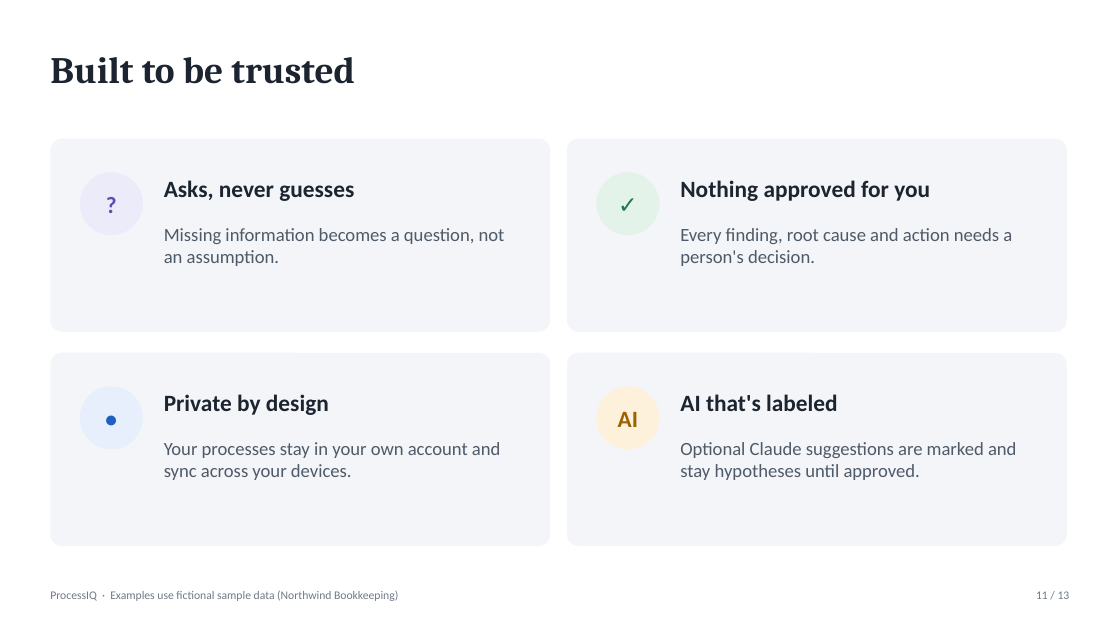
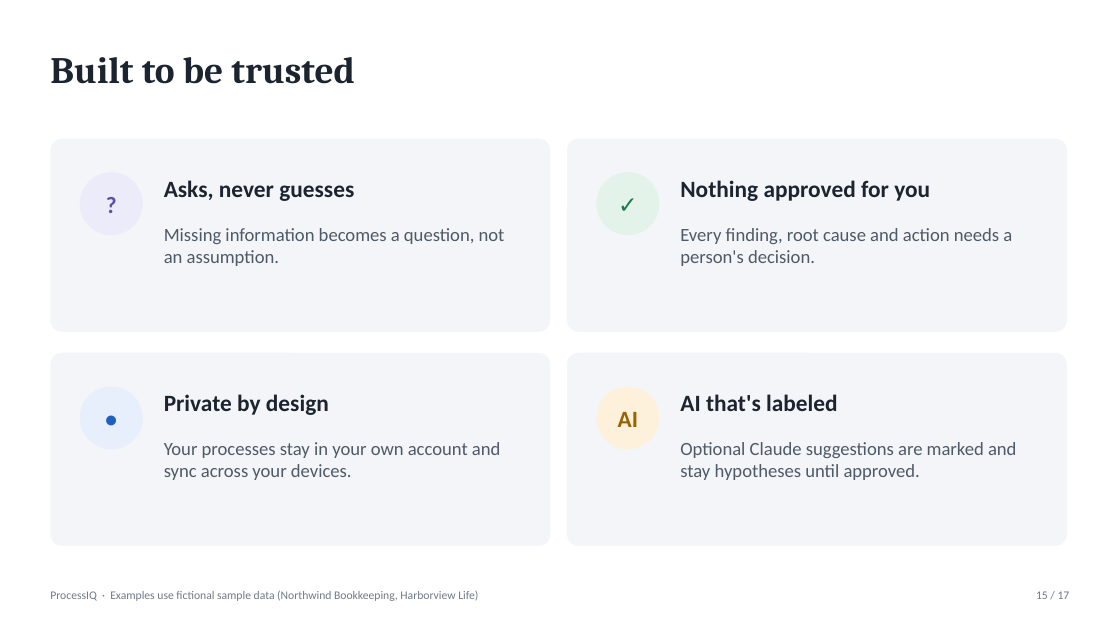
Before and after one commit to jedwardmosley-cell/mosley-foundry, a slide deck: slide 15 of ProcessIQ/ProcessIQ-Presentation.pptx (slide 11 before the commit). Drawn at 1120x630 pixels with LibreOffice and Linux fonts; fonts in the diff are those of the drawing. Boxes give left, top, right and bottom in pixels: in the first picture for what was removed or moved away, otherwise in the second. Text is boxed around its words. In the diff, an @@ line names an element or a change of style, - is before the commit and + after.

```diff
--- a/ProcessIQ/ProcessIQ-Presentation.pptx
+++ b/ProcessIQ/ProcessIQ-Presentation.pptx
@@ text at (50, 590, 478, 601): text changed @@
-ProcessIQ · Examples use fictional sample data (Northwind Bookkeeping)
+ProcessIQ · Examples use fictional sample data (Northwind Bookkeeping, Harborview Life)
@@ text at (1036, 591, 1070, 599): text changed @@
-11 / 13
+15 / 17
```
Also in this commit, not shown: 10 other slides changed, 4 slides added, 3 other files.
